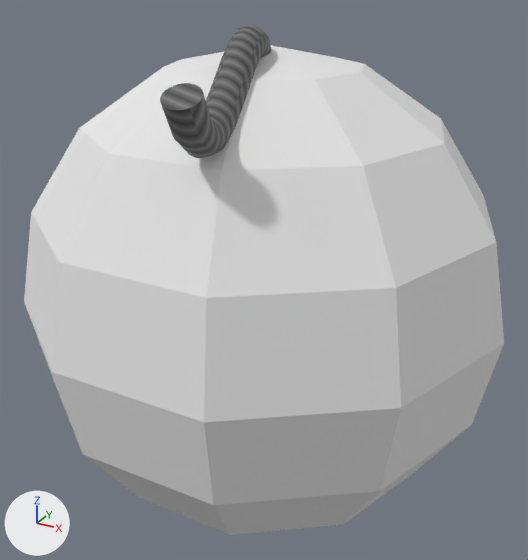
What one commit did to the OBJ model Thermobarics/Models/PlaceableObjects/Bomb.obj.
Rendered twice from a camera (50 mm lens) standing at (0.585, -0.808, 0.455) and looking at (0.173, -0.058, 0.08). The lights are fixed; the arrows at lower left show +X, +Y and +Z. Where no turn or scale is listed for an object, it has been applied to the vertices.

The older version as bpy lines, for what is in view:
```python
me_fuse = bpy.data.meshes.new('Fuse')
me_fuse.from_pydata(...)  # 624 vertices, 1244 faces; spans x 0.146..0.251, y -0.323..-0.036, z 0.289..0.392
me_fuse.materials.append(mat_material_001)  # picture img_fuse_png
me_sphere_coll = bpy.data.meshes.new('Sphere_coll')
me_sphere_coll.from_pydata(...)  # a UV sphere (10 segments, 8 rings, poles along z) spanning x -0.126..0.474, y -0.343..0.228, z -0.233..0.367
me_sphere_coll.materials.append(mat_none)  # white #e7e7e7
ob_fuse = bpy.data.objects.new('Fuse', me_fuse)
ob_fuse.location = (0.0, 0.0, 0.0)
ob_sphere_coll = bpy.data.objects.new('Sphere_coll', me_sphere_coll)
ob_sphere_coll.location = (0.0, 0.0, 0.0)
```
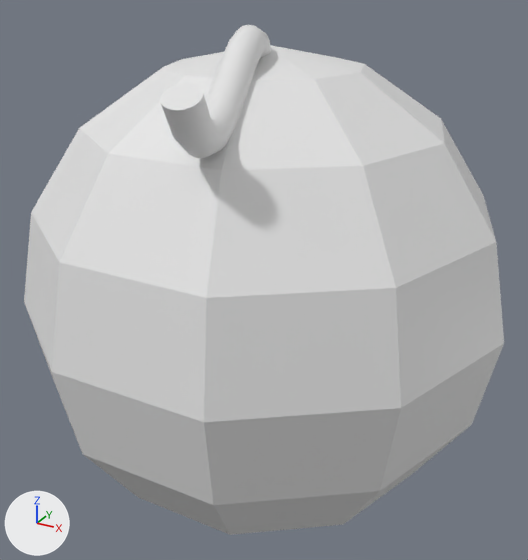
Changed parts and their boxes [x1, y1, x2, y2] in the pictures (528 x 560 px):
'Fuse', recoloured (grey to white)
    both: [160, 25, 272, 158]

The change in detail:
me_fuse has 624 vertices, 1244 faces and spans x 0.146..0.251, y -0.323..-0.036, z 0.289..0.392.
me_fuse no longer uses material mat_material_001 (picture img_fuse_png).
